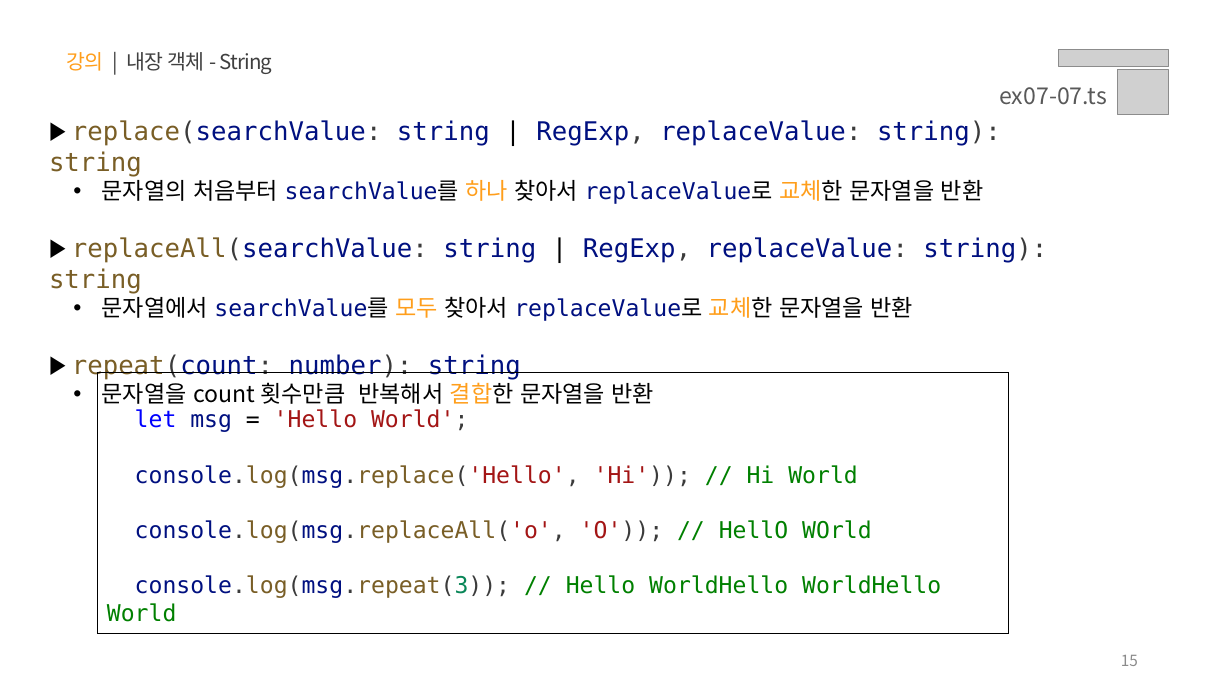
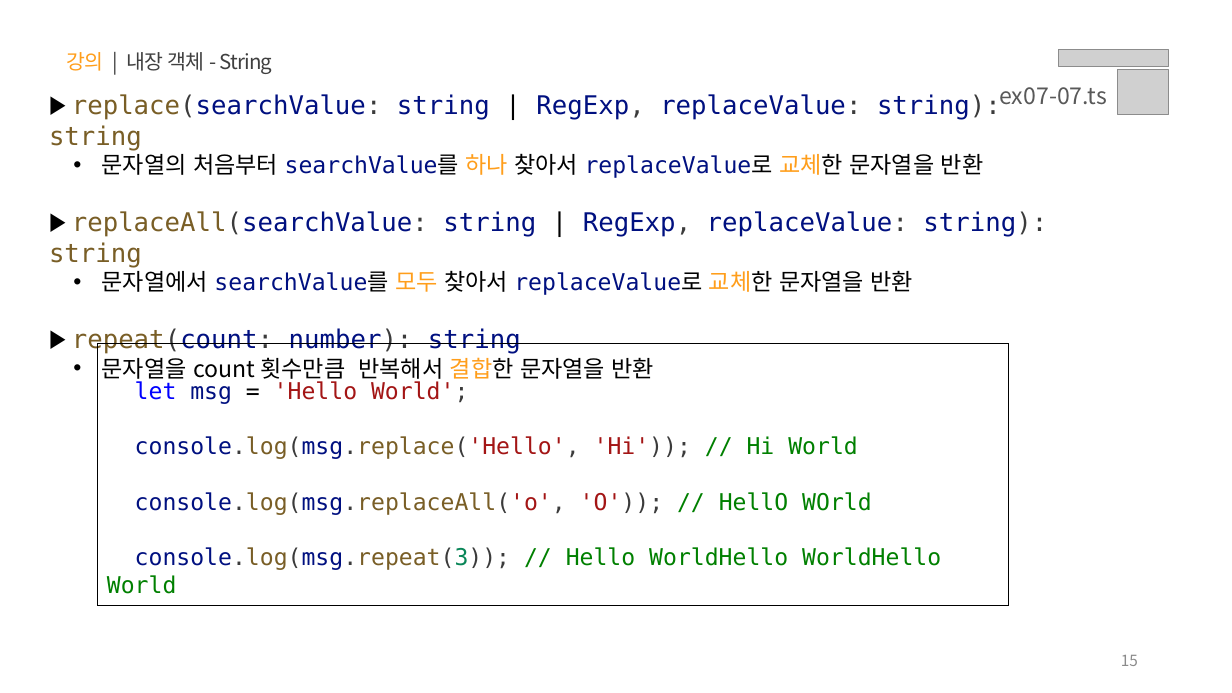
Before and after one commit to yebin-jeong/learn-js, a slide deck: slide 15 of PPT/07.자바스크립트 - 내장 함수.pptx. Drawn at 1232x693 pixels with LibreOffice and Linux fonts; fonts in the diff are those of the drawing; grey boxes stand for pictures. Boxes give left, top, right and bottom in pixels: in the first picture for what was removed or moved away, otherwise in the second. Text is boxed around its words. In the diff, an @@ line names an element or a change of style, - is before the commit and + after.

```diff
--- a/PPT/07.자바스크립트 - 내장 함수.pptx
+++ b/PPT/07.자바스크립트 - 내장 함수.pptx
@@ text "replace(searchValue: string | RegExp, replaceValue: ..." rewrapped from [49, 120, 1047, 404] to [49, 94, 1047, 382] @@
@@ rectangle "let msg = 'Hello World';": place and size @@
-rectangle "let msg = 'Hello World';" at [98, 372, 1009, 634]
+rectangle "let msg = 'Hello World';" at [98, 344, 1009, 605]
```
